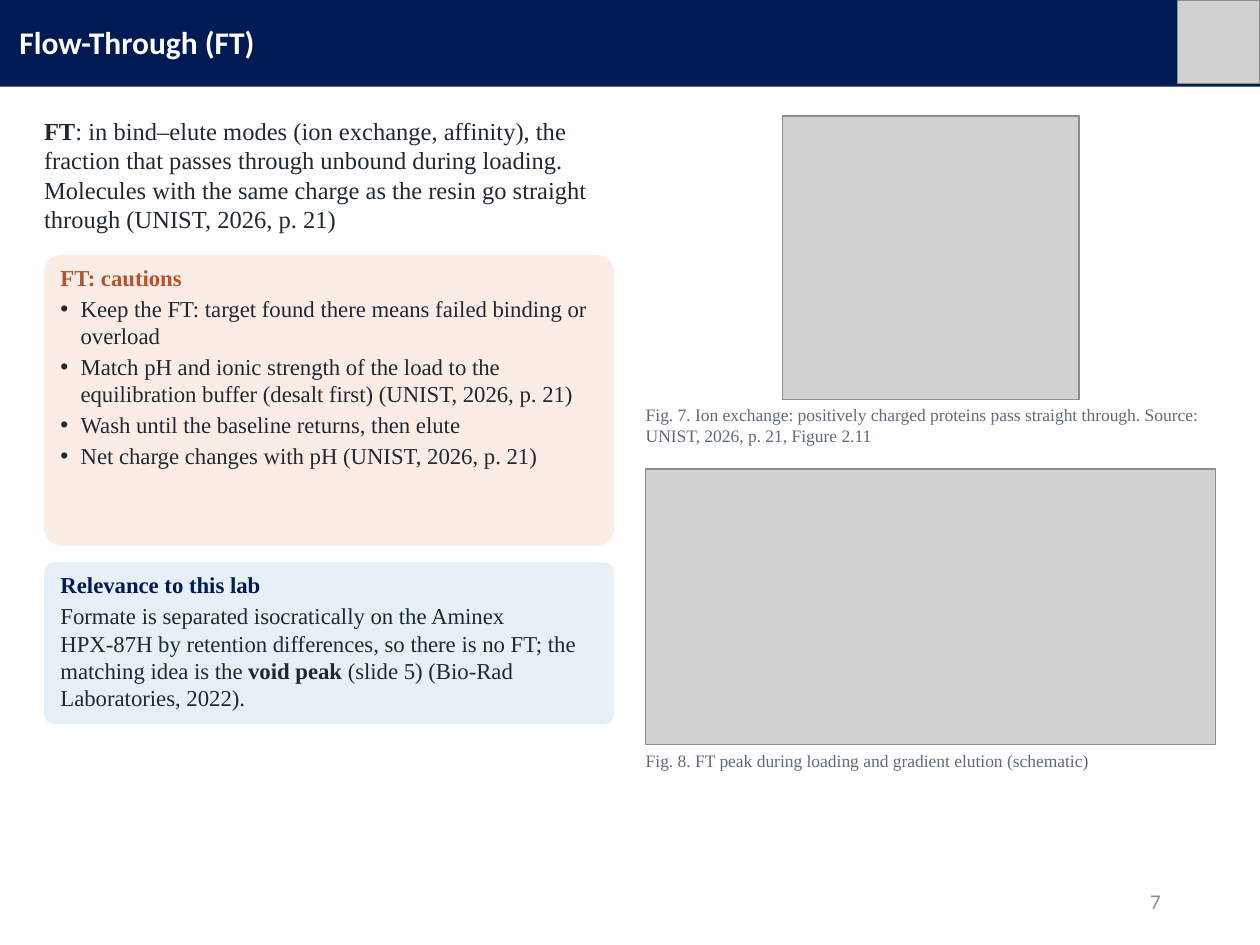
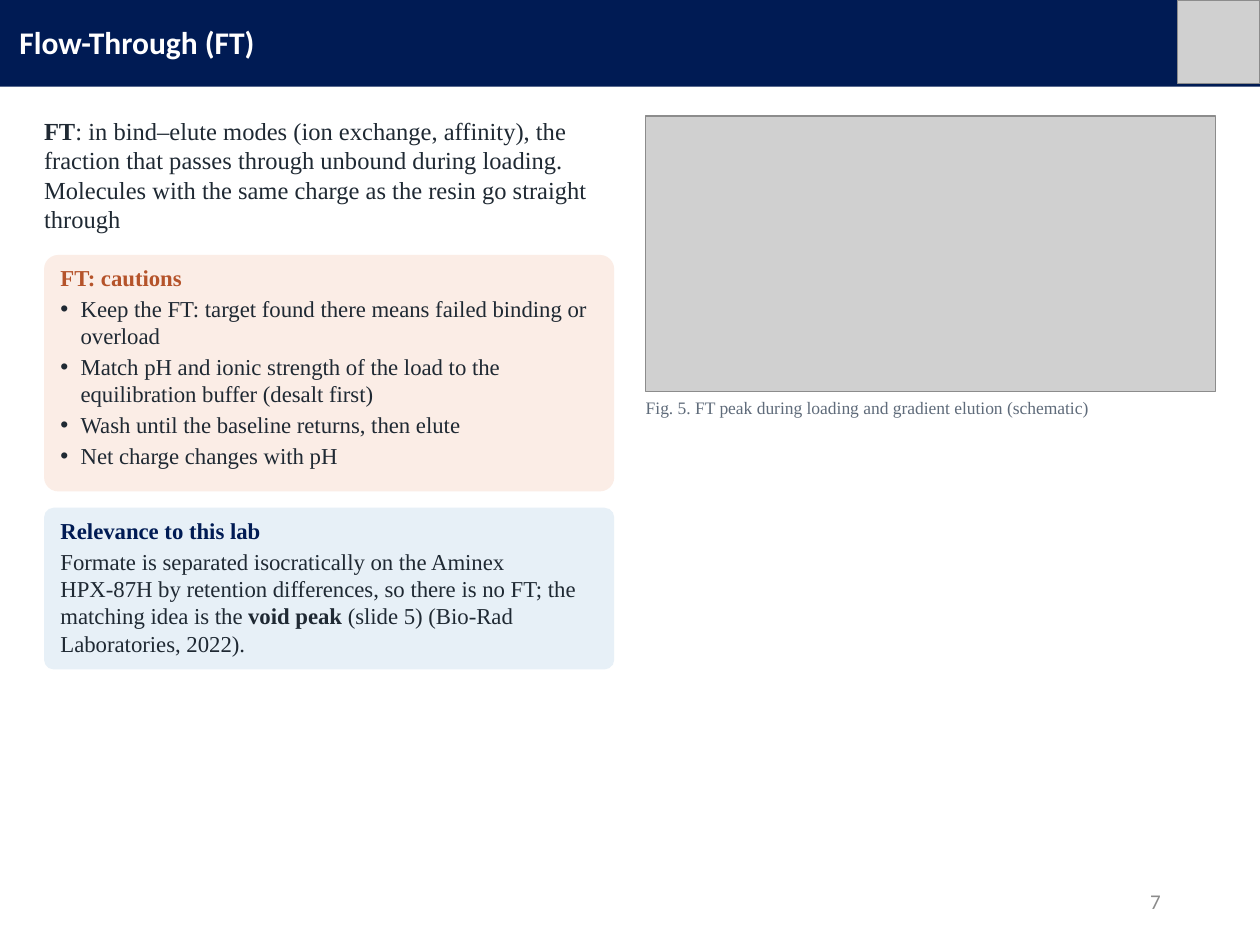
Before and after one commit to mingyu221/office, a slide deck: slide 7 of HPLC_formate_slides_EN.pptx. Drawn at 1260x945 pixels with LibreOffice and Linux fonts; fonts in the diff are those of the drawing; grey boxes stand for pictures. Boxes give left, top, right and bottom in pixels: in the first picture for what was removed or moved away, otherwise in the second. Text is boxed around its words. In the diff, an @@ line names an element or a change of style, - is before the commit and + after.

```diff
--- a/HPLC_formate_slides_EN.pptx
+++ b/HPLC_formate_slides_EN.pptx
@@ picture: place and size @@
-picture at box(782, 116, 1079, 399)
+picture at box(645, 116, 1216, 392)
@@ text at box(44, 122, 587, 234): text changed @@
-FT: in bind–elute modes (ion exchange, affinity), the fraction that passes through unbound during loading. Molecules with the same charge as the resin go straight through (UNIST, 2026, p. 21)
+FT: in bind–elute modes (ion exchange, affinity), the fraction that passes through unbound during loading. Molecules with the same charge as the resin go straight through
@@ rounded rectangle: place and size @@
-rounded rectangle at box(44, 255, 615, 546)
+rounded rectangle at box(44, 255, 615, 491)
@@ text at box(81, 359, 500, 407): text changed @@
-• Match pH and ionic strength of the load to the equilibration buffer (desalt first) (UNIST, 2026, p. 21)
+• Match pH and ionic strength of the load to the equilibration buffer (desalt first)
@@ text at box(646, 402, 1088, 417): text changed @@
-Fig. 7. Ion exchange: positively charged proteins pass straight through. Source: UNIST, 2026, p. 21, Figure 2.11
+Fig. 5. FT peak during loading and gradient elution (schematic)
@@ text at box(81, 448, 338, 469): text changed @@
-• Net charge changes with pH (UNIST, 2026, p. 21)
+• Net charge changes with pH
@@ picture removed at box(645, 469, 1216, 745) @@
@@ rounded rectangle: place and size @@
-rounded rectangle at box(44, 562, 615, 723)
+rounded rectangle at box(44, 508, 615, 669)
@@ text "Relevance to this lab": place and size @@
-text "Relevance to this lab" at box(60, 577, 576, 711)
+text "Relevance to this lab" at box(60, 523, 576, 657)
@@ text removed at box(646, 755, 1088, 771) @@
-Fig. 8. FT peak during loading and gradient elution (schematic)
```
Also in this commit, not shown: 11 other slides changed, 3 other files.
